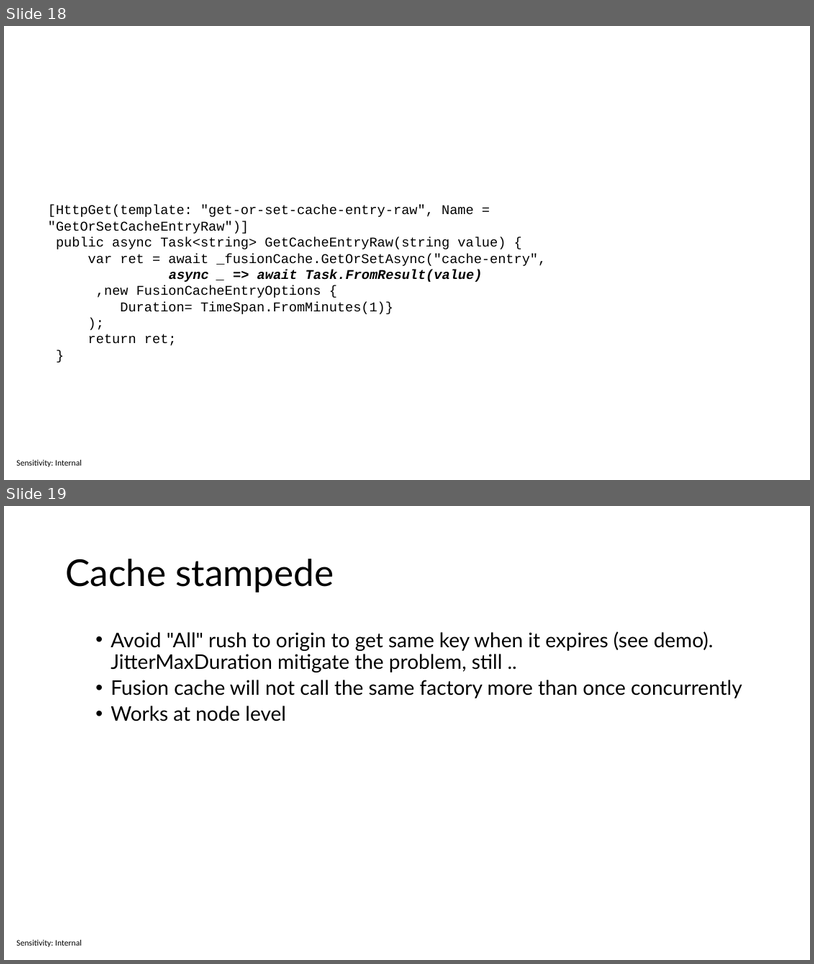
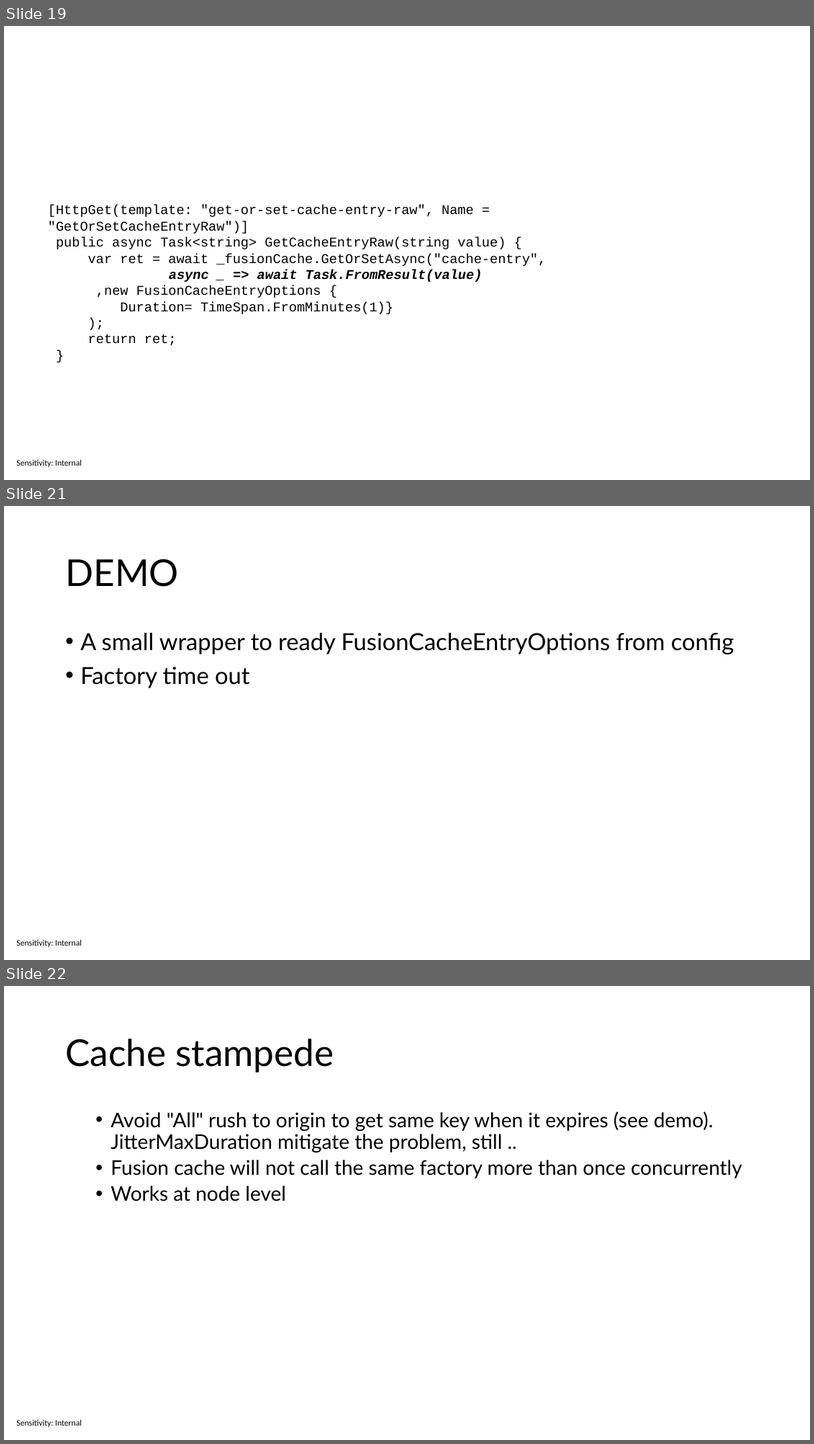
Before and after one commit to sabbadino/cache-like-a-pro-fusion-cache, a slide deck: cache-like-a-pro.pptx. Shown one above the other, each under a label of ours: slides 18 and 19 before the commit, slides 19, 21 and 22 after it; the slides between them are not shown. The pictures are 814x964 and 814x1444 pixels, drawn with LibreOffice and Linux fonts; fonts in the diff are those of the drawing. Boxes give left, top, right and bottom in pixels: in the first picture for what was removed or moved away, otherwise in the second. Text is boxed around its words. In the diff, an @@ line names an element or a change of style, - is before the commit and + after.

```diff
--- a/cache-like-a-pro.pptx
+++ b/cache-like-a-pro.pptx
@@ slide 21 added at bbox=[4, 506, 810, 960], background #FFFFFF; not listed: 1 template element that a slide beside it also shows @@
@@ title added at bbox=[65, 559, 178, 587], 44 pt, text #000000 @@
+DEMO
@@ text added at bbox=[80, 633, 734, 688], 28 pt, text #000000 @@
+• A small wrapper to ready FusionCacheEntryOptions from config
+• Factory time out
@@ what was slide 18 is now slide 19 @@
@@ what was slide 19 is now slide 22 @@
```
Also in this commit, not shown: 3 slides changed, 5 other slides added, 2 slides removed, 1 other file.
